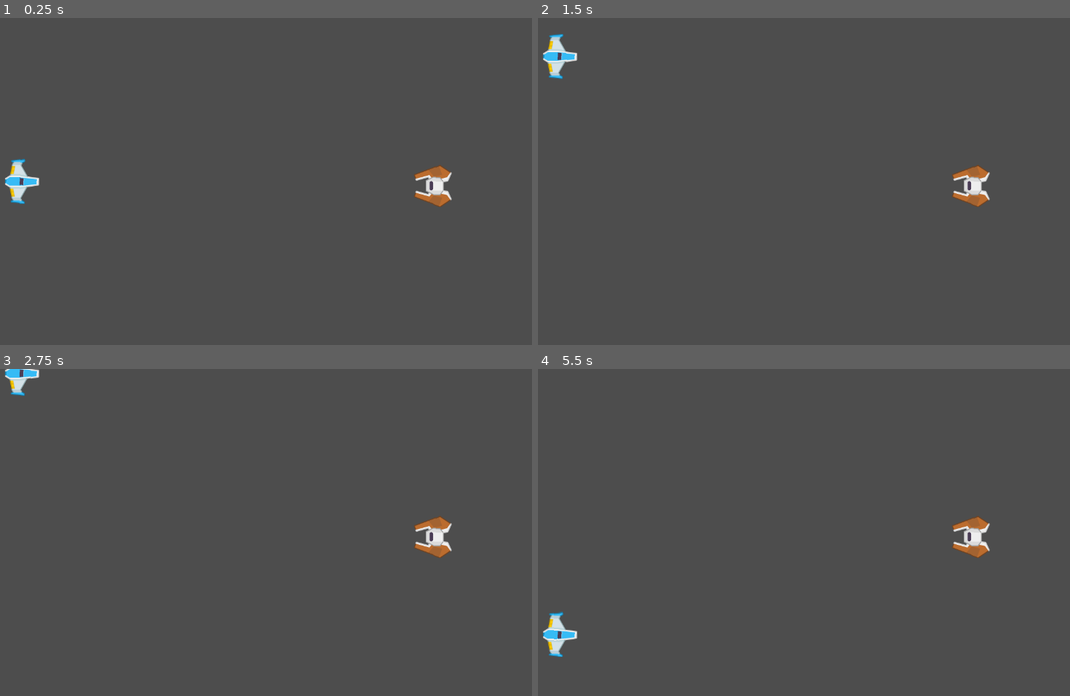
Above: before the commit, frames 1-4 (two rows, left to right).
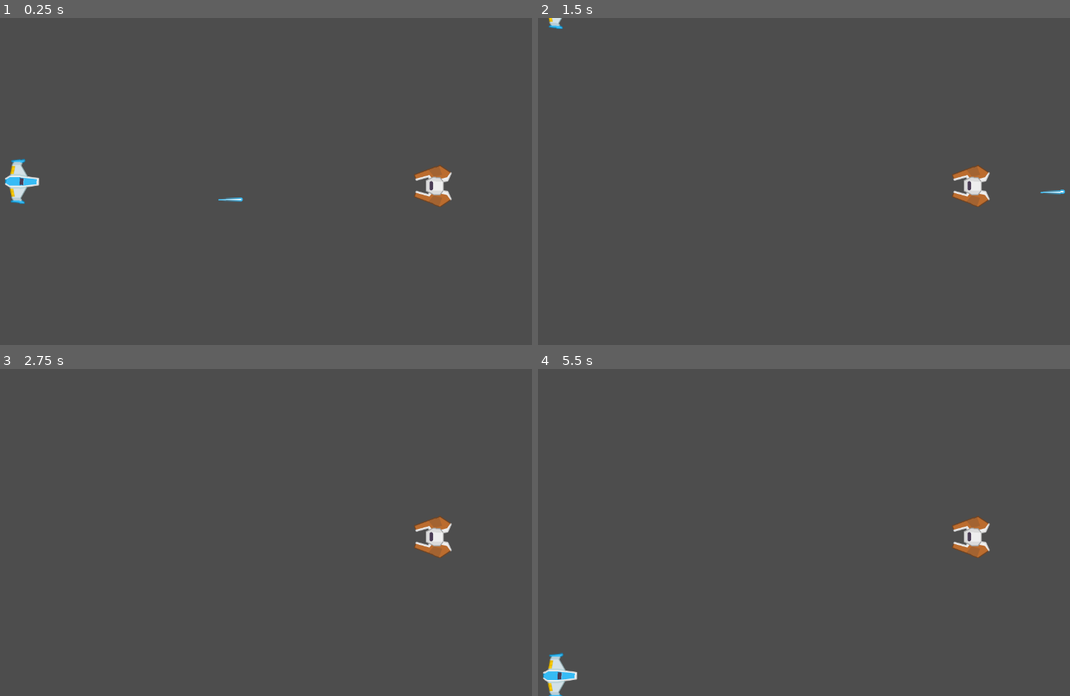
Above: after the commit, the same moments.

Repository: devlup-fsu/your-first-game-fall-2023
Game: Godot game, scene res://root.tscn
Same seed, same stepped clock (60 frames per second), same inputs: the game is played once before the commit and once after it.
Inputs:
- Up to frame 1 (0.25 s): no input
- Up to frame 2 (1.5 s): tap Enter at 0.5 s; hold W (player_up) 0.53-1.28 s; hold S (player_down) from 1.28 s (still down)
- Up to frame 3 (2.75 s): release S (player_down) at 2.03 s; hold W (player_up) from 2.03 s (still down)
- Up to frame 4 (5.5 s): tap Space at 3.5 s; release W (player_up) at 3.53 s; hold S (player_down) from 3.53 s (still down); tap Enter at 4.25 s

The runs differ from the first frame. In frame 1, less than 0.1% of the frame differs, in the area x 41-46%, y 54-57%; in frame 2, 0.6%; in frame 3, 0.3%; in frame 4, 0.9%, in the area x 0-8%, y 74-100%.

Commit message:
Add basic laser that moves

Diff:
--- /dev/null
+++ b/entities/laser/laser.gd
@@ -0,0 +1,7 @@
+class_name Laser extends Area2D
+
+@export var SPEED = 500.0
+
+
+func _process(delta):
+    position += Vector2.UP.rotated(rotation) * SPEED * delta
--- /dev/null
+++ b/entities/laser/laser.tscn
@@ -0,0 +1,16 @@
+[gd_scene load_steps=4 format=3 uid="uid://p3s8cngnh3nq"]
+
+[ext_resource type="Script" path="res://entities/laser/laser.gd" id="1_2tdnb"]
+[ext_resource type="Texture2D" uid="uid://bbcal2eray1ji" path="res://entities/laser/laser_blue.png" id="1_c1utv"]
+
+[sub_resource type="RectangleShape2D" id="RectangleShape2D_vpa4a"]
+size = Vector2(10, 54)
+
+[node name="Laser" type="Area2D"]
+script = ExtResource("1_2tdnb")
+
+[node name="Sprite2D" type="Sprite2D" parent="."]
+texture = ExtResource("1_c1utv")
+
+[node name="CollisionShape2D" type="CollisionShape2D" parent="."]
+shape = SubResource("RectangleShape2D_vpa4a")
--- a/entities/player/player_movement.gd
+++ b/entities/player/player_movement.gd
@@ -1,6 +1,6 @@
 extends CharacterBody2D
 
-@export var SPEED = 500.0
+@export var SPEED = 700.0
 
 
 func _physics_process(delta):
--- a/root.tscn
+++ b/root.tscn
@@ -1,7 +1,8 @@
-[gd_scene load_steps=3 format=3 uid="uid://kvyekors3lat"]
+[gd_scene load_steps=4 format=3 uid="uid://kvyekors3lat"]
 
 [ext_resource type="PackedScene" uid="uid://c7lmyftpm7xfx" path="res://entities/player/player.tscn" id="1_334o3"]
 [ext_resource type="PackedScene" uid="uid://b6jvubmd08clm" path="res://entities/enemy/base_enemy.tscn" id="2_bf6ke"]
+[ext_resource type="PackedScene" uid="uid://p3s8cngnh3nq" path="res://entities/laser/laser.tscn" id="3_sjowj"]
 
 [node name="Root" type="Node2D"]
 
@@ -10,3 +11,7 @@
 
 [node name="BaseEnemy" parent="." instance=ExtResource("2_bf6ke")]
 position = Vector2(1003, 370)
+
+[node name="Laser" parent="." instance=ExtResource("3_sjowj")]
+position = Vector2(433, 403)
+rotation = 1.54473
Binary file added: entities/laser/laser_blue.png
Not shown, added: entities/laser/laser_blue.png.import
Binary file added: entities/laser/laser_blue_star.png
Not shown, added: entities/laser/laser_blue_star.png.import
